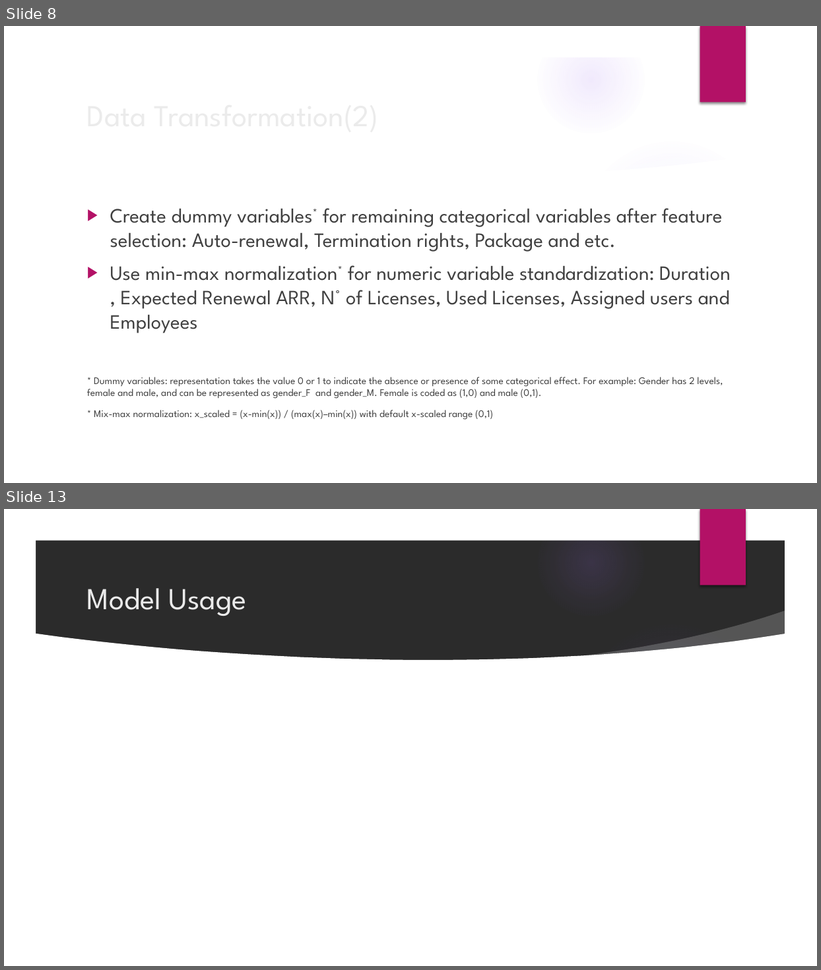
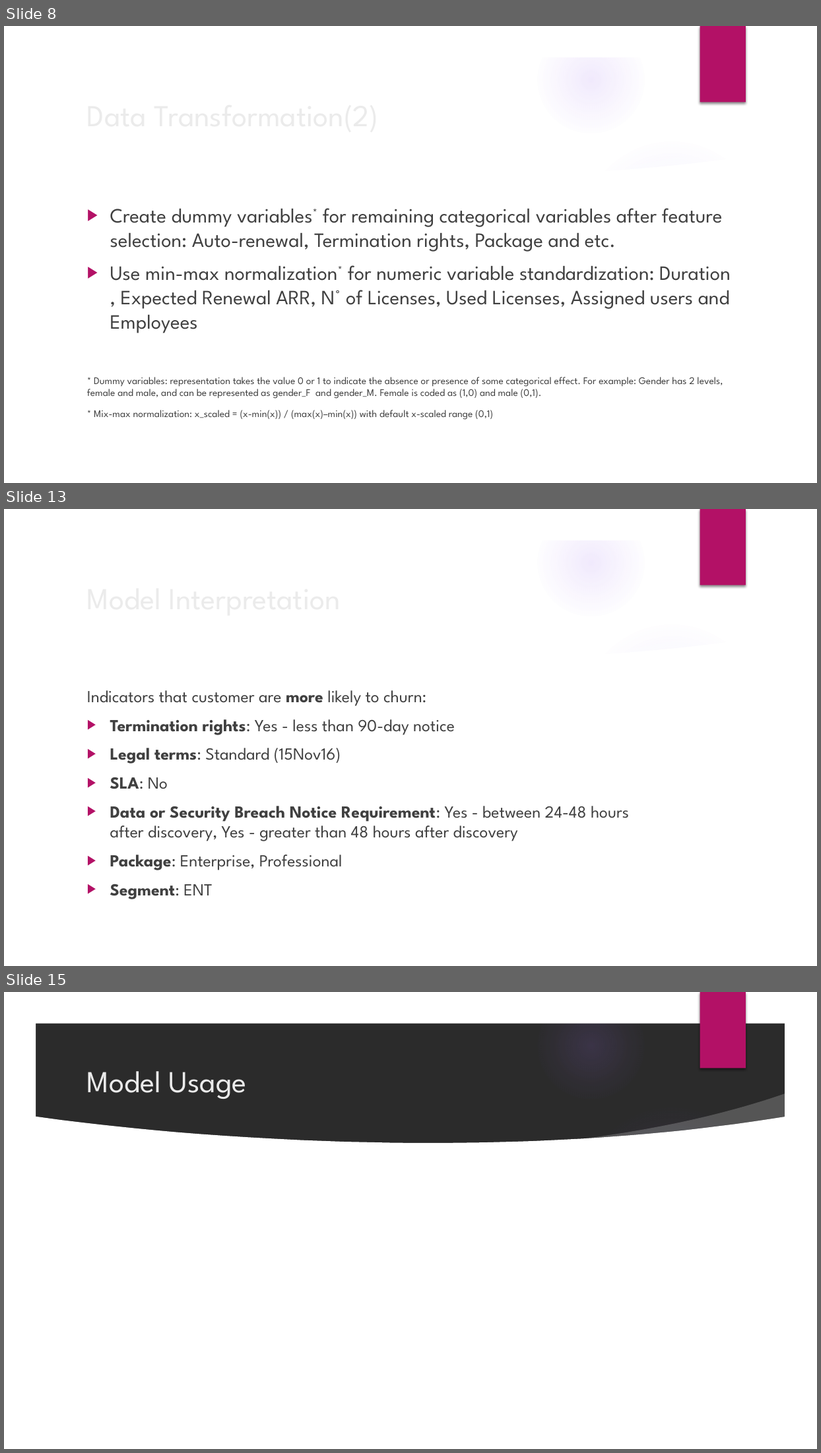
Before and after one commit to experience-corps/data-customer-health-score, a slide deck: LWANG_Solo_Project_Presentation.pptx. Shown one above the other, each under a label of ours: slides 8 and 13 before the commit, slides 8, 13 and 15 after it; the slides between them are not shown. The pictures are 821x970 and 821x1453 pixels, drawn with LibreOffice and Linux fonts; fonts in the diff are those of the drawing; grey boxes stand for pictures; background and template pictures are left out; a plain dark background stands for a picture behind light text. Boxes give left, top, right and bottom in pixels: in the first picture for what was removed or moved away, otherwise in the second. Text is boxed around its words. In the diff, an @@ line names an element or a change of style, - is before the commit and + after.

```diff
--- a/LWANG_Solo_Project_Presentation.pptx
+++ b/LWANG_Solo_Project_Presentation.pptx
@@ slide 13 added at box(4, 509, 817, 966), background picture (left out); not listed: 9 template elements that a slide beside it also shows @@
@@ title added at box(81, 574, 665, 621), 36 pt, text #EBEBEB @@
+Model Interpretation
@@ text added at box(87, 691, 629, 900), 20 pt, text #404040 @@
+Indicators that customer are more likely to churn:
+▶ Termination rights: Yes - less than 90-day notice
+▶ Legal terms: Standard (15Nov16)
+▶ SLA: No
+▶ Data or Security Breach Notice Requirement: Yes - between 24-48 hours after discovery, Yes - greater than 48 hours after discovery
+▶ Package: Enterprise, Professional
+▶ Segment: ENT
@@ what was slide 13 is now slide 15 @@
```
Also in this commit, not shown: 8 slides changed, 1 other slide added, 3 other files.
